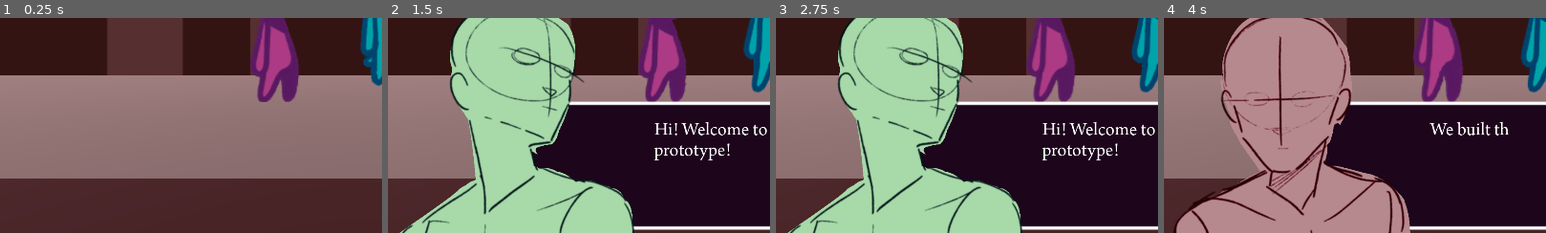
Above: before the commit, frames 1-4 (left to right).
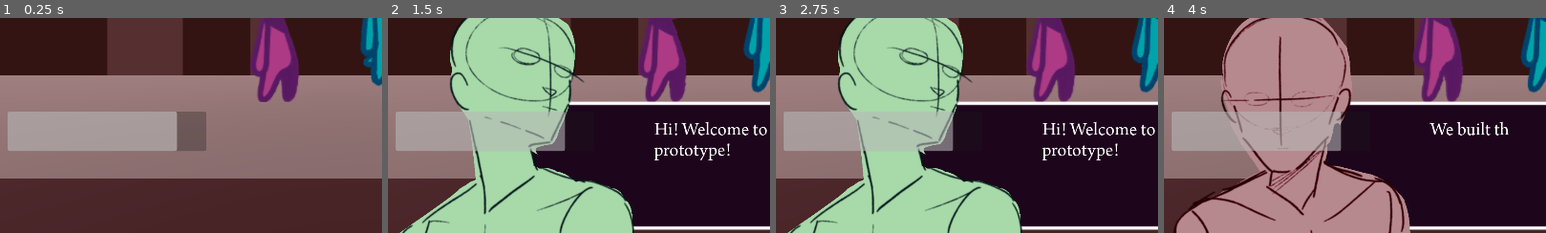
Above: after the commit, the same moments.

Repository: eigenstuffs/SRS
Game: Godot game, scene res://scenes/places/space.tscn
Same seed, same stepped clock (60 frames per second), same inputs: the game is played once before the commit and once after it.
Inputs (mouse positions are % of the whole screen's width and height, from its top left):
- Up to frame 1 (0.25 s): no input
- Up to frame 2 (1.5 s): tap Enter (ui_accept) at 0.5, 0.77 s; move the mouse to (72, 45) at 0.52 s; hold Right (ui_right) 0.53-1.25 s; click (93, 12) at 1.25 s
- Up to frame 3 (2.75 s): click "Next" at 2 s
- Up to frame 4 (4 s): click "Next" at 2.75 s; move the mouse to (30, 55) at 3.52 s; hold Down (ui_down) from 3.53 s (still down); tap Enter (ui_accept) at 3.77 s
The pictures show only the part of the screen within x 0-50%, y 50-100%; the shares and areas given below are measured in that part.

The runs differ from the first frame. In frame 1, 9.4% of the frame differs, in the area x 2-54%, y 43-62%; in frame 2, 4.4%; in frame 3, 4.4%; in frame 4, 8.1%.

Commit message:
one stat bar test run
started with wisdom bar, not yet completed

Diff:
--- a/resources/stats/player_stats.tres
+++ b/resources/stats/player_stats.tres
@@ -4,7 +4,7 @@
 
 [resource]
 script = ExtResource("1_4c8px")
-wisdom = 0
+wisdom = 85
 intelligence = 0
 charisma = 0
 wellness = 0
--- /dev/null
+++ b/tools/overlay/overlay.gd
@@ -0,0 +1,20 @@
+extends Control
+
+@onready var PLAYER_STATS : PlayerStats = preload("res://resources/stats/player_stats.tres")
+
+@onready var stats_container = $StatsContainer
+@onready var wisdom_bar = $StatsContainer/Wisdom
+@onready var wisdom_label = $StatsContainer/Wisdom/Label
+
+# Called when the node enters the scene tree for the first time.
+func _ready():
+	wisdom_bar.value = 0
+	var a = create_tween()
+	a.tween_property(wisdom_bar, "value", PLAYER_STATS.wisdom, 0.2)
+	await a.finished
+	wisdom_label.text = str(PLAYER_STATS.wisdom)
+
+
+# Called every frame. 'delta' is the elapsed time since the previous frame.
+func _process(delta):
+	pass
--- a/tools/overlay/overlay.tscn
+++ b/tools/overlay/overlay.tscn
@@ -1,10 +1,13 @@
-[gd_scene format=3 uid="uid://dx0l077ip533b"]
+[gd_scene load_steps=2 format=3 uid="uid://dx0l077ip533b"]
+
+[ext_resource type="Script" path="res://tools/overlay/overlay.gd" id="1_utmfi"]
 
 [node name="Overlay" type="Control"]
 layout_mode = 3
 anchors_preset = 0
 offset_right = 1920.0
 offset_bottom = 1088.0
+script = ExtResource("1_utmfi")
 
 [node name="TextureButton" type="TextureButton" parent="."]
 layout_mode = 0
@@ -29,3 +32,32 @@
 layout_mode = 0
 offset_right = 128.0
 offset_bottom = 128.0
+
+[node name="StatsContainer" type="VBoxContainer" parent="."]
+custom_minimum_size = Vector2(500, 500)
+layout_mode = 0
+offset_left = 22.0
+offset_top = 574.0
+offset_right = 522.0
+offset_bottom = 1074.0
+theme_override_constants/separation = 15
+alignment = 1
+
+[node name="Wisdom" type="ProgressBar" parent="StatsContainer"]
+custom_minimum_size = Vector2(500, 100)
+layout_mode = 2
+value = 50.0
+show_percentage = false
+
+[node name="Label" type="Label" parent="StatsContainer/Wisdom"]
+custom_minimum_size = Vector2(500, 100)
+layout_mode = 0
+offset_left = -13.0
+offset_top = -4.0
+offset_right = 521.0
+offset_bottom = 96.0
+theme_override_font_sizes/font_size = 64
+text = "0"
+horizontal_alignment = 1
+vertical_alignment = 1
+visible_ratio = -1.0
